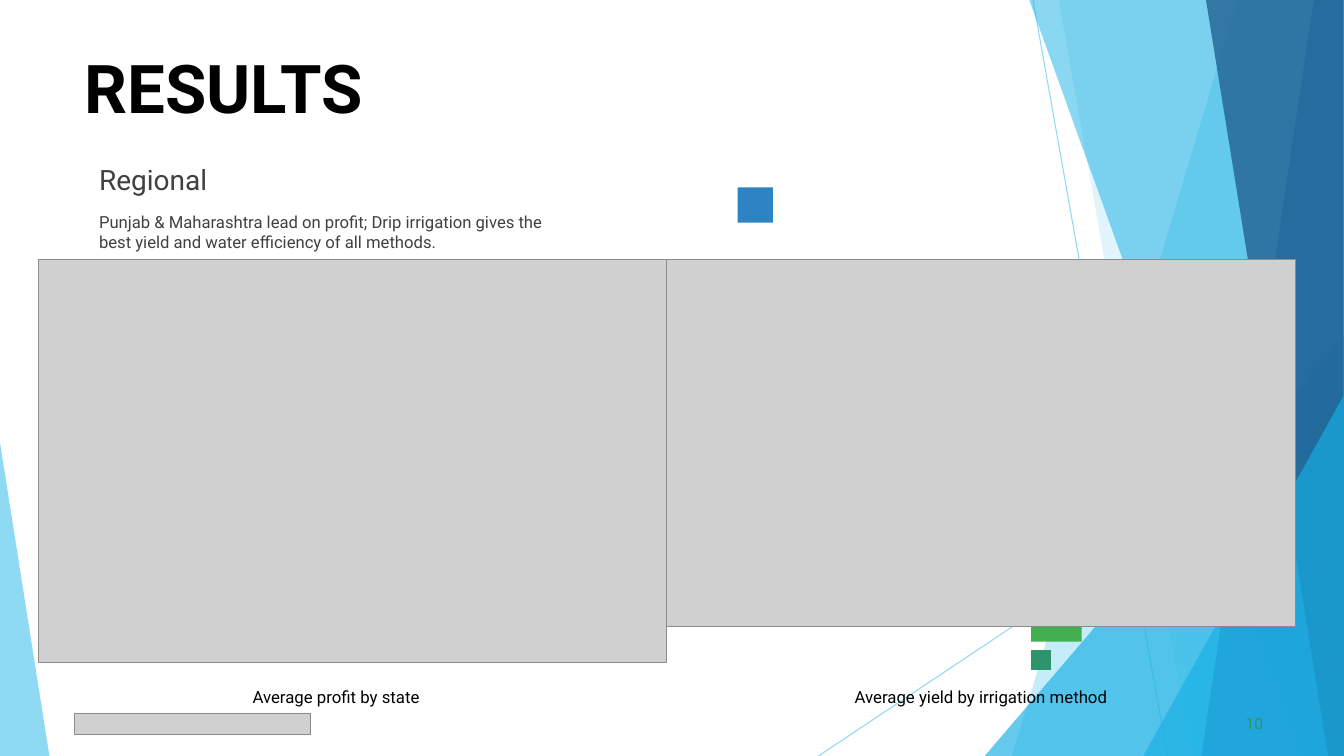
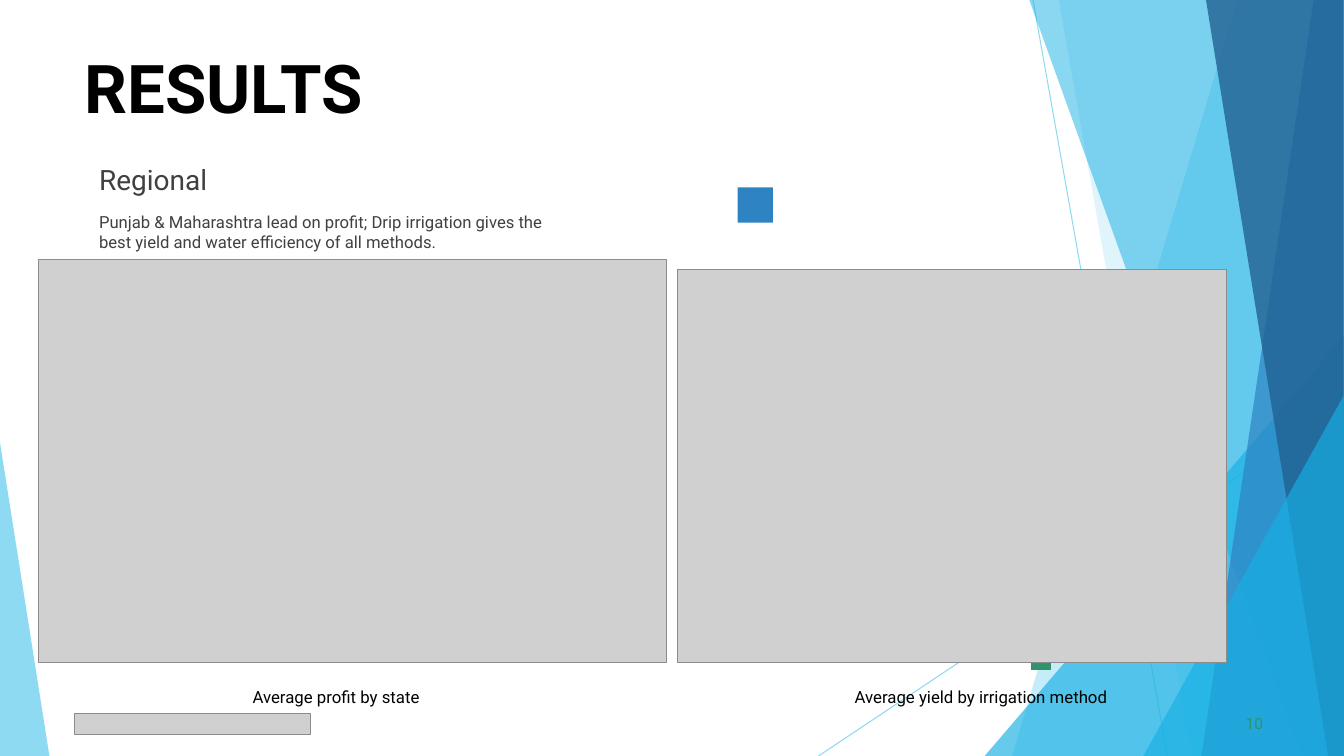
Before and after one commit to Om777-Stack/Seasonal-Agriculture-Performance-Analysis, a slide deck: slide 10 of Seasonal_Agriculture_Performance_Presentation.pptx. Drawn at 1344x756 pixels with LibreOffice and Linux fonts; fonts in the diff are those of the drawing; grey boxes stand for pictures. Boxes give left, top, right and bottom in pixels: in the first picture for what was removed or moved away, otherwise in the second. Text is boxed around its words. In the diff, an @@ line names an element or a change of style, - is before the commit and + after.

```diff
--- a/Seasonal_Agriculture_Performance_Presentation.pptx
+++ b/Seasonal_Agriculture_Performance_Presentation.pptx
@@ picture: place and size @@
-picture at <box>667,259,1296,626</box>
+picture at <box>678,269,1227,662</box>
@@ rectangle removed at <box>1031,592,1082,642</box> @@
```
Also in this commit, not shown: 1 other slide changed.
